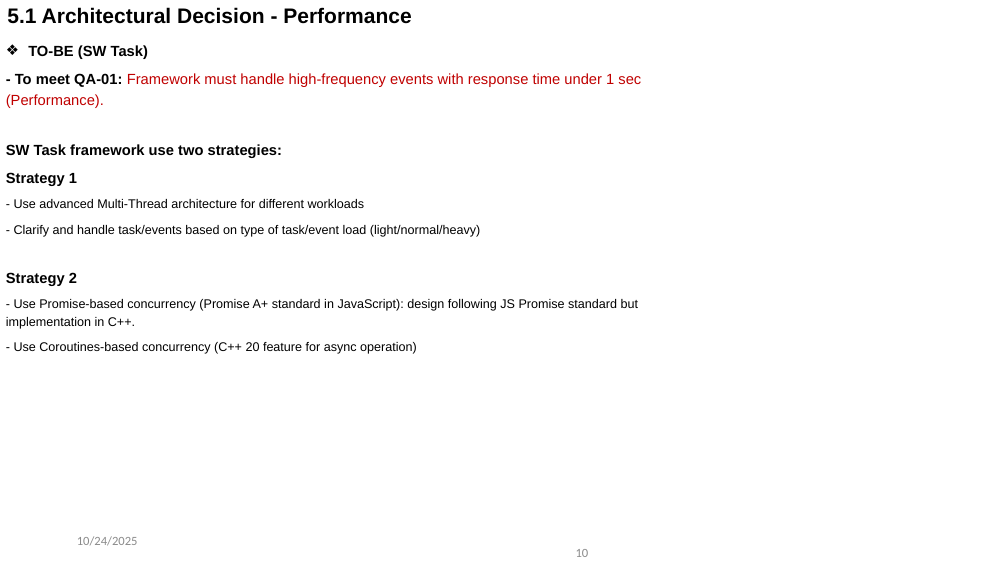
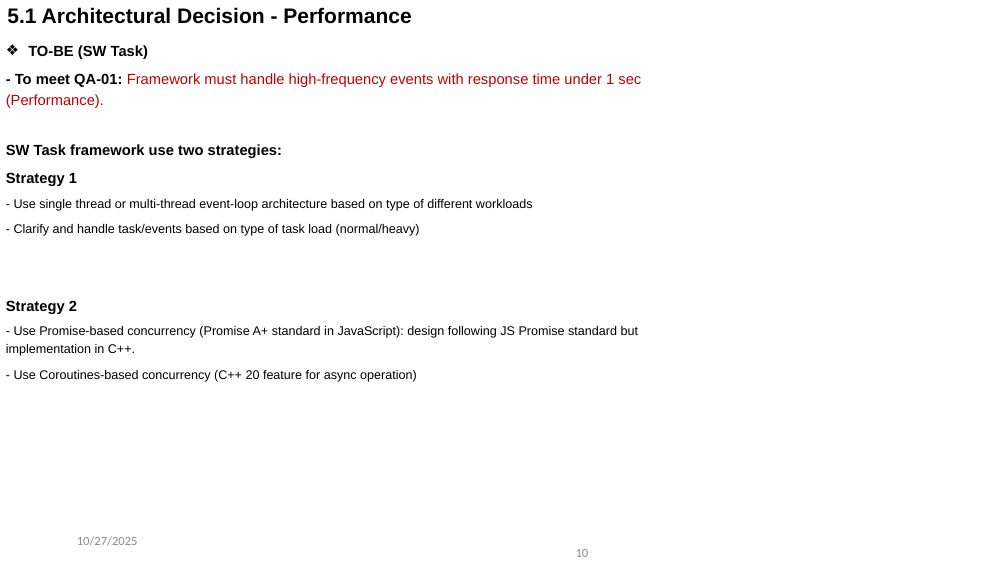
Before and after one commit to taikt/sw_task, a slide deck: slide 10 of doc/2025_SW_Task_Event_Loop_tai2.tran_v1.5.pptx. Drawn at 1008x567 pixels with LibreOffice and Linux fonts; fonts in the diff are those of the drawing. Boxes give left, top, right and bottom in pixels: in the first picture for what was removed or moved away, otherwise in the second. Text is boxed around its words. In the diff, an @@ line names an element or a change of style, - is before the commit and + after.

```diff
--- a/doc/2025_SW_Task_Event_Loop_tai2.tran_v1.5.pptx
+++ b/doc/2025_SW_Task_Event_Loop_tai2.tran_v1.5.pptx
@@ text at (x1=14, y1=199, x2=533, y2=236): text changed @@
-- Use advanced Multi-Thread architecture for different workloads
-- Clarify and handle task/events based on type of task/event load (light/normal/heavy)
+- Use single thread or multi-thread event-loop architecture based on type of different workloads
+- Clarify and handle task/events based on type of task load (normal/heavy)
@@ text at (x1=77, y1=536, x2=138, y2=546): text changed @@
-10/24/2025
+10/27/2025
```
Also in this commit, not shown: 40 other slides changed, 1 slide removed.
